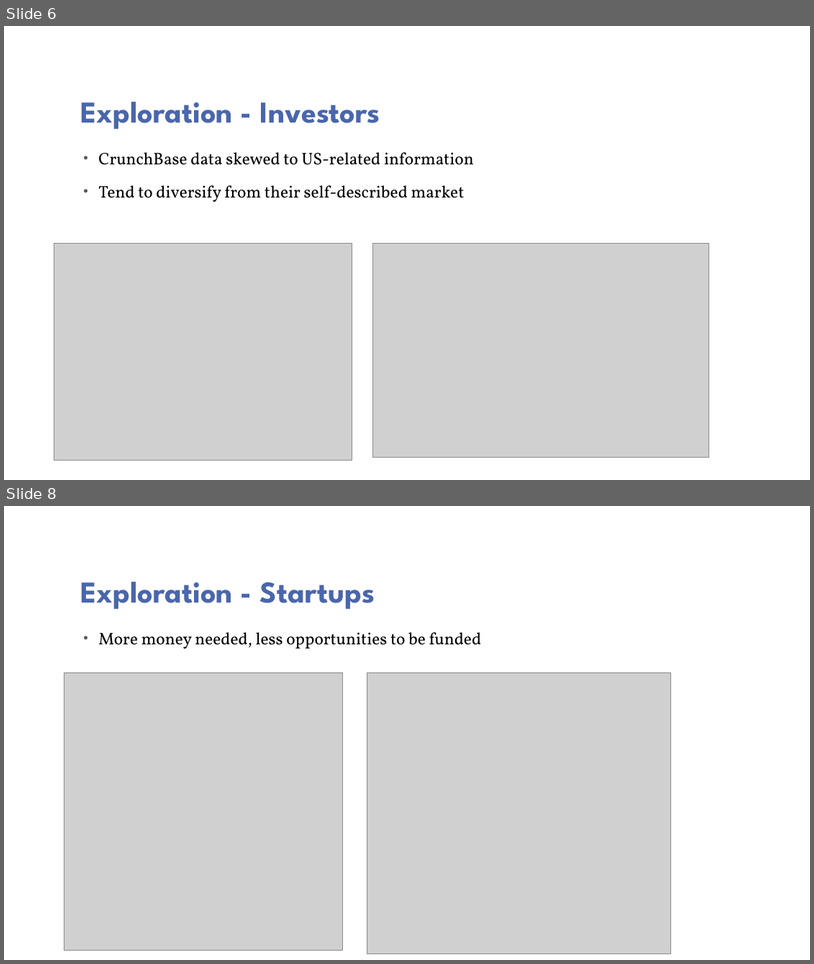
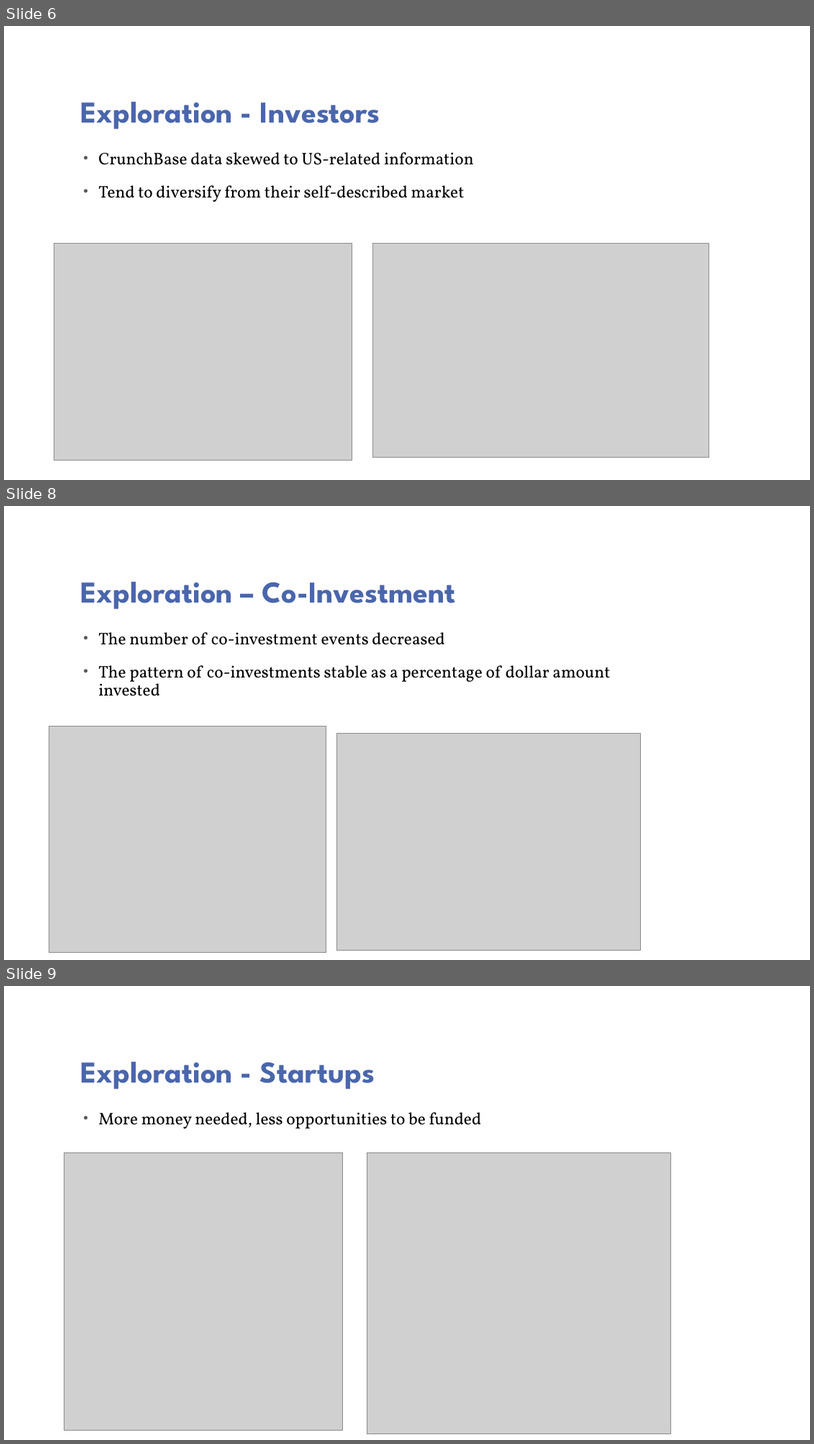
Before and after one commit to nicole-erich/MSBA-Summer, a slide deck: Project_Erich_Li_Peng_Wang.pptx. Shown one above the other, each under a label of ours: slides 6 and 8 before the commit, slides 6, 8 and 9 after it; the slides between them are not shown. The pictures are 814x964 and 814x1444 pixels, drawn with LibreOffice and Linux fonts; fonts in the diff are those of the drawing; grey boxes stand for pictures; background and template pictures are left out. Boxes give left, top, right and bottom in pixels: in the first picture for what was removed or moved away, otherwise in the second. Text is boxed around its words. In the diff, an @@ line names an element or a change of style, - is before the commit and + after.

Commit message:
Added new slides
To co-investment section

```diff
--- a/Project_Erich_Li_Peng_Wang.pptx
+++ b/Project_Erich_Li_Peng_Wang.pptx
@@ slide 8 added at box(4, 506, 810, 960), background picture (left out) @@
@@ title added at box(80, 582, 456, 609), 36 pt, text #4A66AC, bold @@
+Exploration – Co-Investment
@@ text added at box(98, 632, 610, 696), 20 pt, text #000000 @@
+• The number of co-investment events decreased
+• The pattern of co-investments stable as a percentage of dollar amount invested
@@ picture added at box(49, 726, 327, 952) @@
@@ picture added at box(337, 733, 641, 950) @@
@@ what was slide 8 is now slide 9 @@
```
Also in this commit, not shown: 1 slide changed, 1 other slide added, 1 slide removed.
